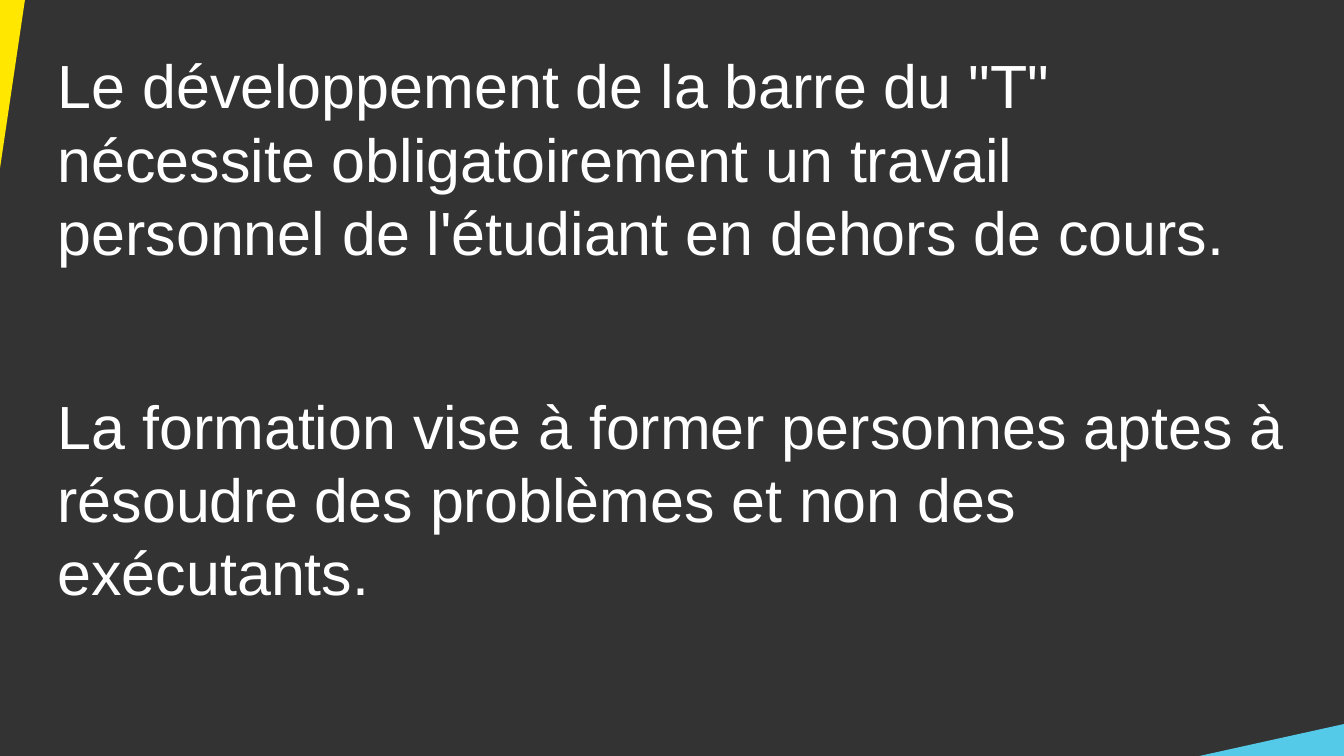
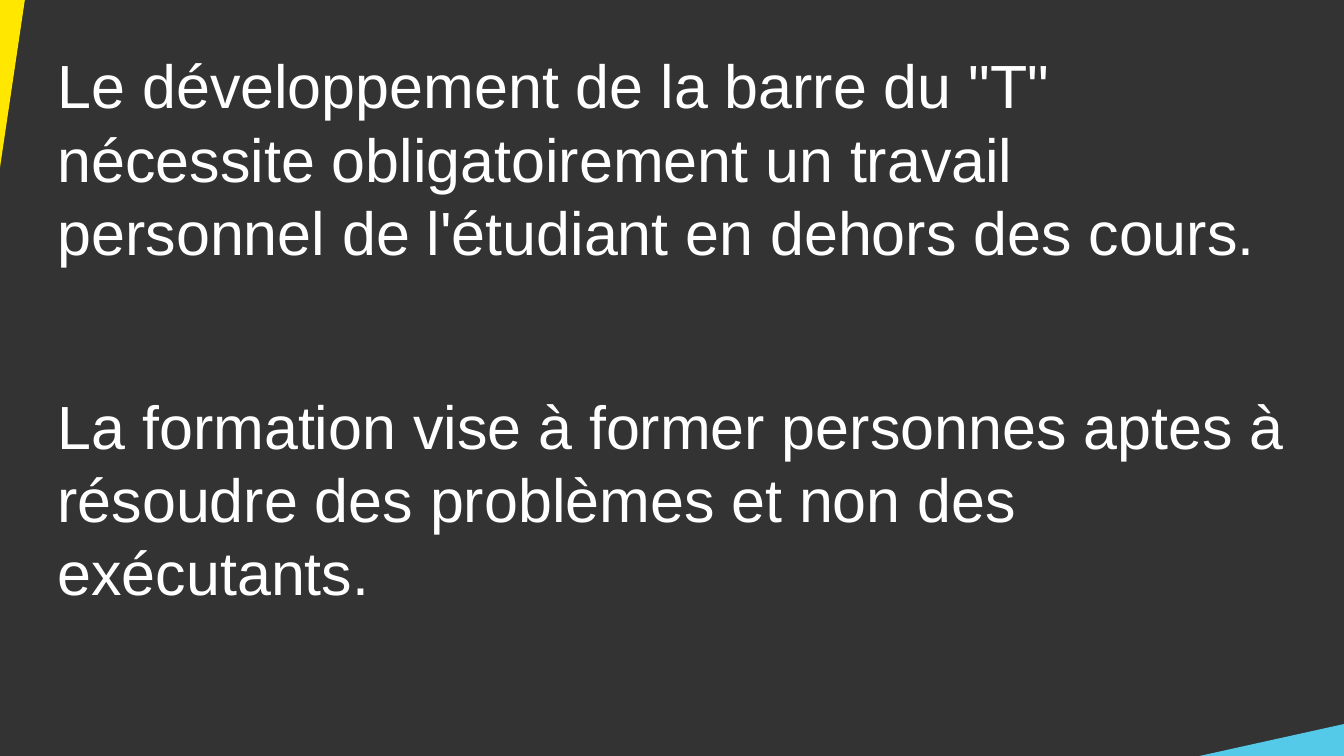
Before and after one commit to DanYellow/cours, a slide deck: slide 17 of presentation-formation-mmi/presentation.odp (slide 15 before the commit). Drawn at 1344x756 pixels with LibreOffice and Linux fonts; fonts in the diff are those of the drawing. Boxes give left, top, right and bottom in pixels: in the first picture for what was removed or moved away, otherwise in the second. Text is boxed around its words. In the diff, an @@ line names an element or a change of style, - is before the commit and + after.

```diff
--- a/presentation-formation-mmi/presentation.odp
+++ b/presentation-formation-mmi/presentation.odp
@@ text at bbox=[58, 63, 1255, 266]: text changed @@
-Le développement de la barre du "T" nécessite obligatoirement un travail personnel de l'étudiant en dehors de cours.
+Le développement de la barre du "T" nécessite obligatoirement un travail personnel de l'étudiant en dehors des cours.
```
Also in this commit, not shown: 12 other slides changed, 6 slides added, 1 other file.
